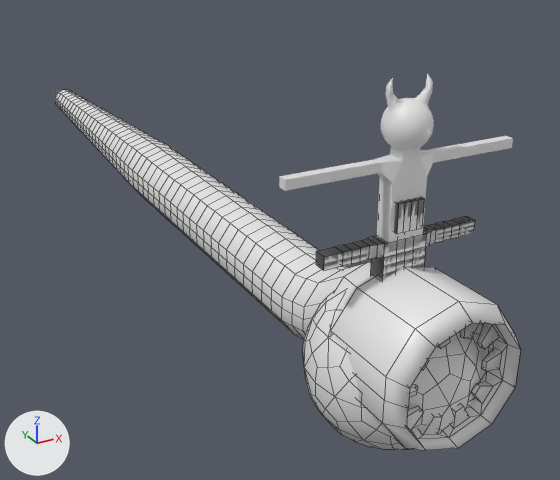
What one commit did to the FBX model Assets/Rigs.fbx.
Before and after are seen from a 50 mm lens placed at (-4.35, -5.5, 4.38), pointed at (1.33, 4.82, -0.78). Arrows for +X, +Y and +Z are at lower left; the lights stay in place. Mesh edges are drawn as thin lines on the coarser meshes. Where no turn or scale is listed for an object, it has been applied to the vertices.

Names of what the first picture shows: 'Eye', 'Humanoid', 'Weirdo', 'Worm'.
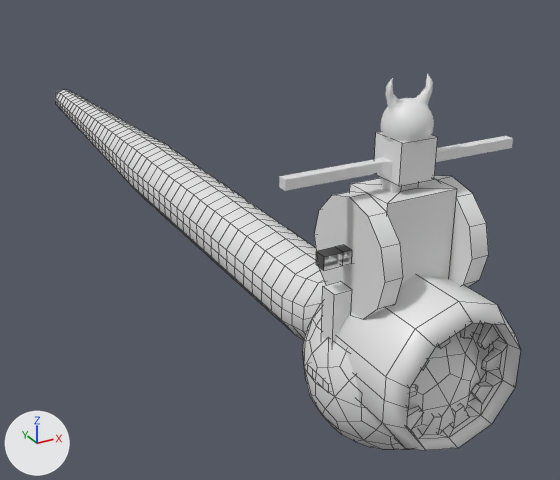
Boxes (x1, y1, x2, y2) around the edits, measured in the pictures (560 x 480 px):
'Robot', added
    after: (307, 132, 489, 393)
'Humanoid', unchanged, covered by the edit
    before: (316, 197, 475, 280)
    after: (316, 245, 352, 270)

The edits, one by one:
Mesh me_cube_005 is new.
It has 128 vertices, 102 faces and spans x -0.9..0.9, y -0.6..0.6, z 0.0..2.4.
Object 'Robot' (ob_robot) is new; it shows me_cube_005.
Its location is (0.0, 0.0, 0.0).
